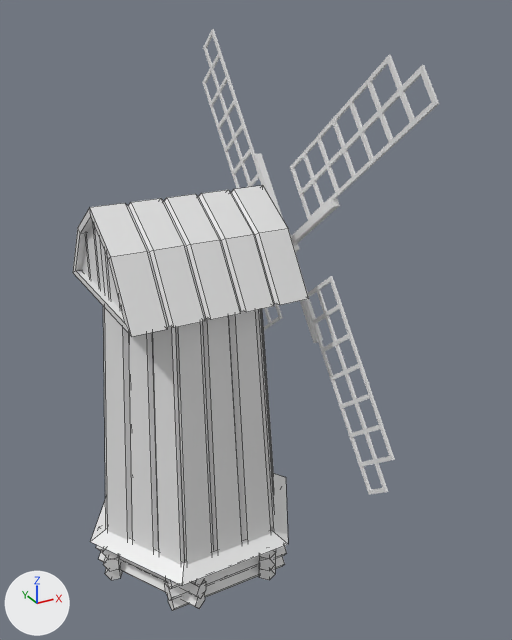
What one commit did to the FBX model Assets/NewModels/Models/Windmill.fbx.
One viewpoint serves both versions: a 50 mm lens placed at (-1.02, -2.44, 2.24), pointed at (0.25, -0.12, 1.08). The lights are fixed; the arrows at lower left show +X, +Y and +Z. Mesh edges are drawn as thin lines on the coarser meshes. Where no turn or scale is listed for an object, it has been applied to the vertices.

The first picture shows 'Blades', 'Windmill'.
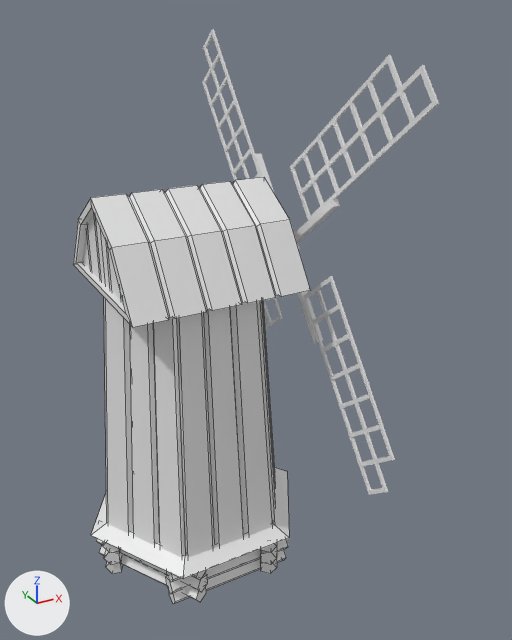
The newer file is also rescaled (x0.122), turned or shifted as a whole; pictures and numbers use the older file's frame.

Pixel boxes (x1, y1, x2, y2) of what changed, in the pictures (512 x 640 px; the box of a moved part takes in the faces that stretch with it):
'Windmill', reshaped: before (73, 185, 309, 611); after (73, 177, 310, 604)
part 1 of me_cylinder_077, moved or reshaped: before (103, 556, 121, 571); after (106, 561, 123, 574)
part 2 of me_cylinder_077, moved or reshaped: before (102, 548, 119, 558); after (104, 550, 122, 565)
part 3 of me_cylinder_077, moved or reshaped: before (105, 567, 122, 580); after (103, 541, 120, 552)
part 4 of me_cylinder_077, moved or reshaped: before (103, 306, 274, 565); after (104, 298, 275, 558)
part 5 of me_cylinder_077, moved or reshaped: before (90, 473, 288, 586); after (91, 467, 289, 579)
part 6 of me_cylinder_077, moved or reshaped: before (73, 185, 309, 337); after (73, 177, 310, 327)
part 7 of me_cylinder_077, moved or reshaped: before (82, 223, 122, 310); after (83, 214, 123, 301)
part 8 of me_cylinder_077, moved or reshaped: before (96, 545, 206, 599); after (99, 545, 206, 602)
part 9 of me_cylinder_077, moved or reshaped: before (190, 577, 205, 587); after (97, 538, 208, 592)
part 10 of me_cylinder_077, moved or reshaped: before (99, 551, 205, 609); after (191, 570, 206, 580)
part 11 of me_cylinder_077, moved or reshaped: before (168, 556, 285, 611); after (169, 550, 286, 604)
part 12 of me_cylinder_077, moved or reshaped: before (166, 578, 180, 589); after (166, 539, 288, 594)
part 13 of me_cylinder_077, moved or reshaped: before (165, 546, 287, 601); after (167, 571, 181, 582)
part 14 of me_cylinder_077, moved or reshaped: before (259, 554, 275, 571); after (261, 559, 277, 574)
part 15 of me_cylinder_077, moved or reshaped: before (259, 549, 276, 558); after (261, 547, 277, 565)
part 16 of me_cylinder_077, moved or reshaped: before (259, 566, 275, 580); after (261, 543, 277, 552)

The change in detail:
me_cylinder_077 has 446 vertices, 303 faces and spans x -0.49..0.49, y -0.42..0.42, z -0.04..1.6.
me_cylinder_077 is used by ob_windmill; location (0.0, 0.0, 0.0).
me_cylinder_077 part 1: the loose piece of 10 vertices spanning x -0.45..-0.12, y -0.08..0.42, z 0.02..0.09 is moved by (0.01, 0.0, -0.03).
me_cylinder_077 part 2: the loose piece of 10 vertices spanning x -0.45..-0.13, y -0.08..0.41, z 0.08..0.15 is moved by (0.01, 0.0, -0.03).
me_cylinder_077 part 3: the loose piece of 10 vertices spanning x -0.45..-0.13, y -0.08..0.41, z -0.04..0.04 is moved by (0.01, 0.0, 0.15).
me_cylinder_077 part 4: the loose piece of 108 vertices spanning x -0.41..0.41, y -0.36..0.36, z 0.16..1.24 is moved by (0.01, 0.0, 0.03).
me_cylinder_077 part 5: the loose piece of 12 vertices spanning x -0.49..0.49, y -0.42..0.42, z 0.15..0.2 is moved by (0.01, 0.0, 0.03).
me_cylinder_077 part 6: the loose piece of 90 vertices spanning x -0.35..0.35, y -0.36..0.36, z 1.24..1.6 is moved by (0.01, 0.0, 0.03).
me_cylinder_077 part 7: the loose piece of 28 vertices spanning x -0.32..-0.31, y -0.32..0.34, z 1.26..1.58 is moved by (0.01, 0.0, 0.03).
me_cylinder_077 part 8: the loose piece of 10 vertices spanning x -0.45..-0.12, y -0.42..0.08, z 0.04..0.11 is moved by (0.01, 0.0, -0.03).
me_cylinder_077 part 9: the loose piece of 10 vertices spanning x -0.45..-0.13, y -0.41..0.08, z 0.1..0.17 is moved by (0.01, 0.0, -0.03).
me_cylinder_077 part 10: the loose piece of 10 vertices spanning x -0.45..-0.13, y -0.41..0.08, z -0.02..0.05 is moved by (0.01, 0.0, 0.15).
me_cylinder_077 part 11: the loose piece of 10 vertices spanning x -0.26..0.26, y -0.37..-0.3, z -0.04..0.04 is moved by (0.01, 0.0, 0.03).
me_cylinder_077 part 12: the loose piece of 10 vertices spanning x -0.27..0.27, y -0.37..-0.3, z 0.08..0.15 is moved by (0.01, 0.0, -0.03).
me_cylinder_077 part 13: the loose piece of 10 vertices spanning x -0.27..0.27, y -0.37..-0.3, z 0.02..0.09 is moved by (0.01, 0.0, 0.09).
me_cylinder_077 part 14: the loose piece of 10 vertices spanning x 0.12..0.45, y -0.42..0.08, z 0.04..0.11 is moved by (0.01, 0.0, -0.03).
me_cylinder_077 part 15: the loose piece of 10 vertices spanning x 0.13..0.45, y -0.41..0.08, z 0.1..0.16 is moved by (0.01, 0.0, -0.03).
me_cylinder_077 part 16: the loose piece of 10 vertices spanning x 0.13..0.45, y -0.41..0.08, z -0.02..0.05 is moved by (0.01, 0.0, 0.15).
